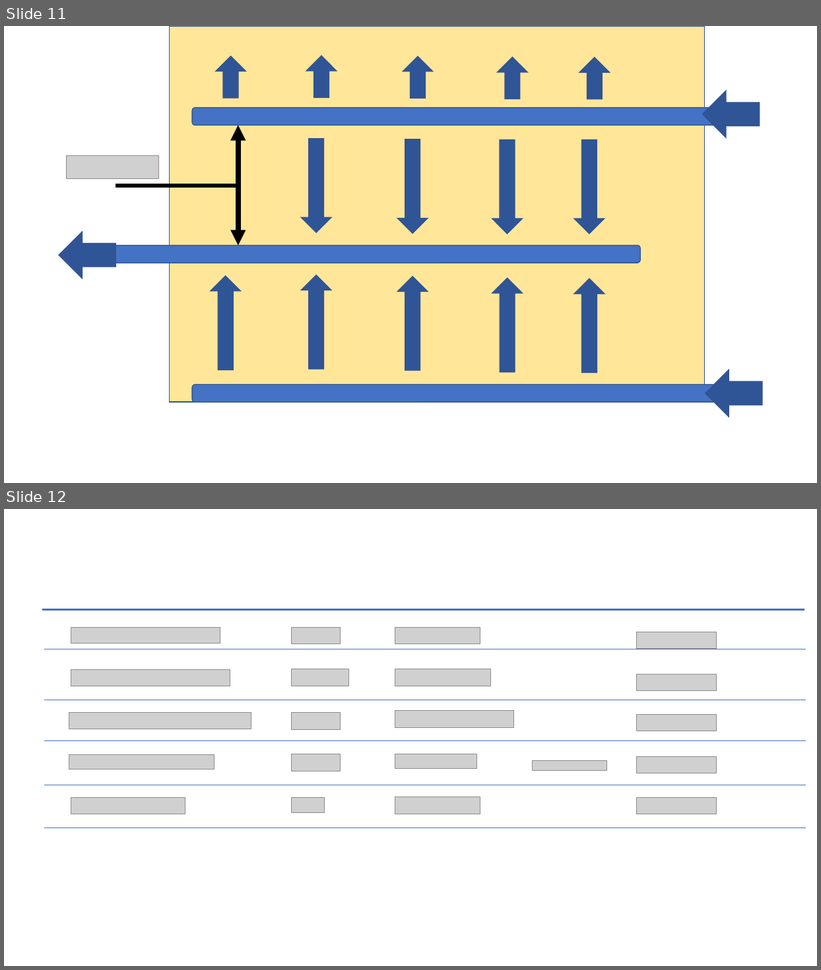
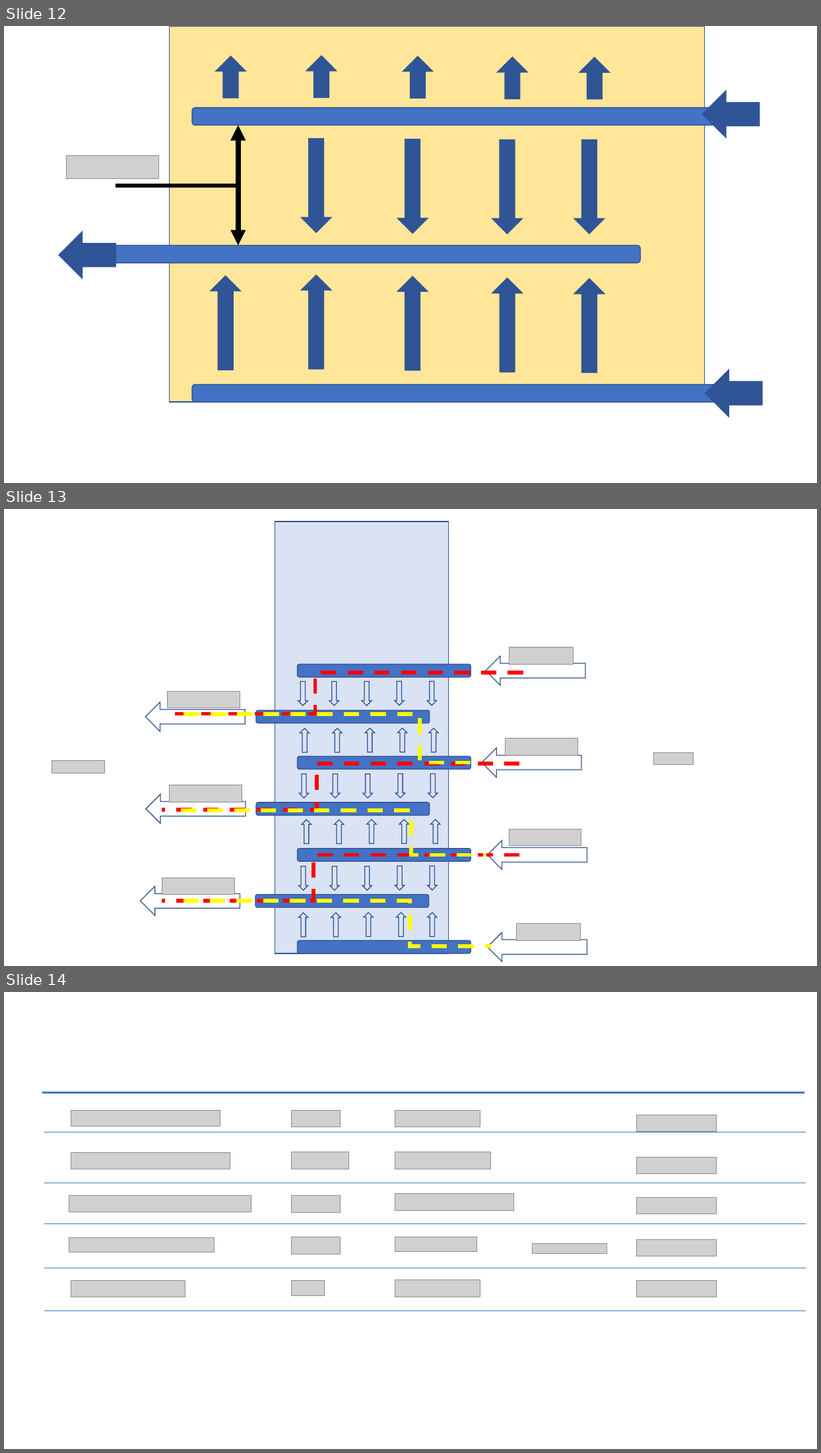
Before and after one commit to AguaClara/Textbook, a slide deck: ClareDiagrams.pptx. Shown one above the other, each under a label of ours: slides 11 and 12 before the commit, slides 12, 13 and 14 after it. The pictures are 821x970 and 821x1453 pixels, drawn with LibreOffice and Linux fonts; fonts in the diff are those of the drawing; grey boxes stand for pictures; background and template pictures are left out. Boxes give left, top, right and bottom in pixels: in the first picture for what was removed or moved away, otherwise in the second. Text is boxed around its words. In the diff, an @@ line names an element or a change of style, - is before the commit and + after.

```diff
--- a/ClareDiagrams.pptx
+++ b/ClareDiagrams.pptx
@@ slide 13 added at <box>4,509,817,966</box>, background #FFFFFF @@
@@ right arrow added at <box>486,656,585,685</box>, outline #325491 1 pt @@
@@ picture added at <box>510,648,574,665</box> @@
@@ elbow line added from (523, 673) to (171, 714), #FF0000 4.5 pt dashed @@
@@ right arrow added at <box>145,702,245,731</box>, outline #325491 1 pt @@
@@ picture added at <box>168,691,240,708</box> @@
@@ elbow line added from (184, 714) to (475, 762), #FFFF00 4.5 pt dashed @@
@@ picture added at <box>506,739,578,755</box> @@
@@ picture added at <box>52,761,104,773</box> @@
@@ elbow line added from (520, 764) to (161, 811), #FF0000 4.5 pt dashed @@
@@ right arrow added at <box>482,748,582,778</box>, outline #325491 1 pt @@
@@ picture added at <box>653,753,693,764</box> @@
@@ picture added at <box>169,786,242,803</box> @@
@@ right arrow added at <box>146,795,246,824</box>, outline #325491 1 pt @@
@@ elbow line added from (181, 811) to (487, 855), #FFFF00 4.5 pt dashed @@
@@ right arrow added at <box>488,841,587,870</box>, outline #325491 1 pt @@
@@ picture added at <box>509,829,582,846</box> @@
@@ elbow line added from (520, 855) to (161, 901), #FF0000 4.5 pt dashed @@
@@ picture added at <box>162,878,234,895</box> @@
@@ group added at <box>255,522,471,955</box>: 30 down arrows, 7 rounded rectangles, 1 rectangle @@
@@ right arrow added at <box>141,887,240,916</box>, outline #325491 1 pt @@
@@ elbow line added from (184, 901) to (491, 947), #FFFF00 4.5 pt dashed @@
@@ picture added at <box>516,924,580,941</box> @@
@@ right arrow added at <box>488,933,587,962</box>, outline #325491 1 pt @@
@@ what was slide 11 is now slide 12 @@
@@ what was slide 12 is now slide 14 @@
```
Also in this commit, not shown: 1 other slide added, 1 other file.
